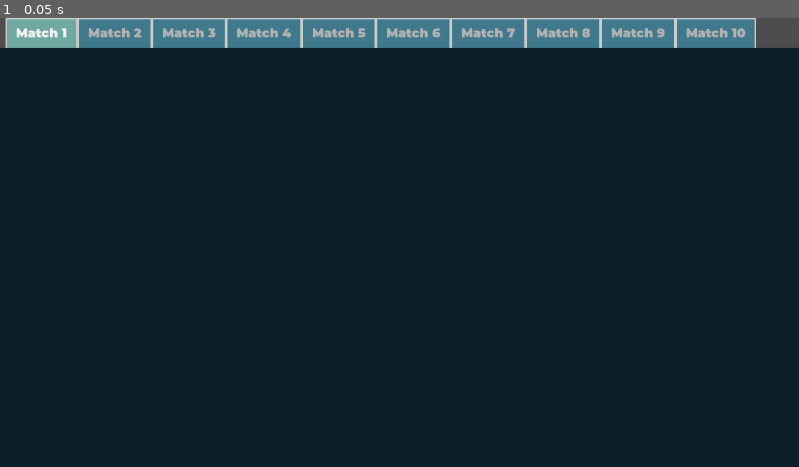
Above: before the commit, frame 1.
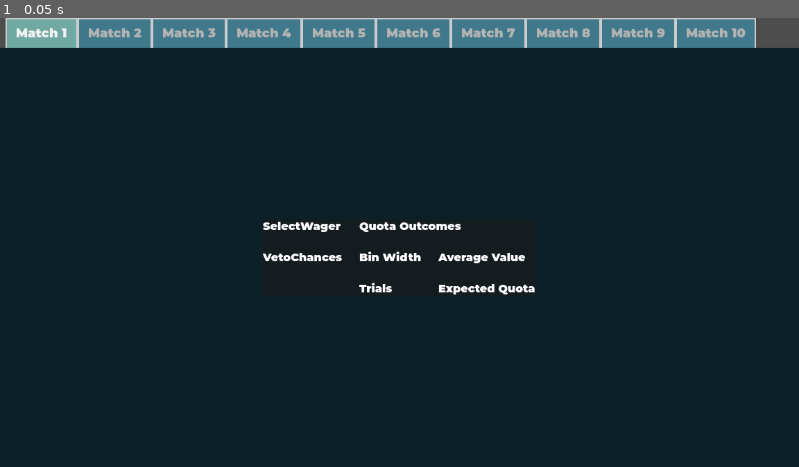
Above: after the commit, the same moment.

Repository: DauntingOcean44/Greedy-Pig
Game: Godot game, scene res://trials_hud.tscn
Two runs of this game, one before a commit and one after it. Both use one fixed random seed, a clock stepped at 60 frames per second and the inputs below. This scene is started directly instead of the project's main scene.
Inputs:
- Up to frame 1 (0.05 s): no input

The runs differ from the first frame. In frame 1, 1.0% of the frame differs, in the area x 32-67%, y 45-62%.

Commit message:
Base Trials UI Template
The very basic UI. WIll be updated.

Diff:
--- a/themes/trials_style.tres
+++ b/themes/trials_style.tres
@@ -37,9 +37,11 @@
 border_width_right = 2
 
 [resource]
+HBoxContainer/constants/separation = 24
 TabContainer/font_sizes/font_size = 18
 TabContainer/styles/panel = SubResource("StyleBoxFlat_6x0k1")
 TabContainer/styles/tab_focus = SubResource("StyleBoxFlat_bnvxs")
 TabContainer/styles/tab_hovered = SubResource("StyleBoxFlat_kx30j")
 TabContainer/styles/tab_selected = SubResource("StyleBoxFlat_y1sjo")
 TabContainer/styles/tab_unselected = SubResource("StyleBoxFlat_kmklq")
+VBoxContainer/constants/separation = 24
--- a/trials_content.tscn
+++ b/trials_content.tscn
@@ -1,4 +1,6 @@
-[gd_scene format=3 uid="uid://y04kovox6ja6"]
+[gd_scene load_steps=2 format=3 uid="uid://y04kovox6ja6"]
+
+[ext_resource type="Theme" uid="uid://dv8kqrq4wobpt" path="res://themes/trials_style.tres" id="1_pha0k"]
 
 [node name="trials_content" type="Control"]
 layout_mode = 3
@@ -18,6 +20,50 @@
 
 [node name="PanelContainer" type="PanelContainer" parent="CenterContainer"]
 layout_mode = 2
+theme = ExtResource("1_pha0k")
 
-[node name="GridContainer" type="GridContainer" parent="CenterContainer/PanelContainer"]
+[node name="HBoxContainer" type="HBoxContainer" parent="CenterContainer/PanelContainer"]
 layout_mode = 2
+
+[node name="VBoxContainer" type="VBoxContainer" parent="CenterContainer/PanelContainer/HBoxContainer"]
+layout_mode = 2
+
+[node name="SelectWagerLabel" type="Label" parent="CenterContainer/PanelContainer/HBoxContainer/VBoxContainer"]
+layout_mode = 2
+text = "SelectWager"
+
+[node name="VetoChancesLabel" type="Label" parent="CenterContainer/PanelContainer/HBoxContainer/VBoxContainer"]
+layout_mode = 2
+text = "VetoChances"
+
+[node name="VBoxContainer2" type="VBoxContainer" parent="CenterContainer/PanelContainer/HBoxContainer"]
+layout_mode = 2
+
+[node name="QuotaGraphLabel" type="Label" parent="CenterContainer/PanelContainer/HBoxContainer/VBoxContainer2"]
+layout_mode = 2
+text = "Quota Outcomes"
+
+[node name="HBoxContainer" type="HBoxContainer" parent="CenterContainer/PanelContainer/HBoxContainer/VBoxContainer2"]
+layout_mode = 2
+
+[node name="VBoxContainer" type="VBoxContainer" parent="CenterContainer/PanelContainer/HBoxContainer/VBoxContainer2/HBoxContainer"]
+layout_mode = 2
+
+[node name="BinWidthLabel" type="Label" parent="CenterContainer/PanelContainer/HBoxContainer/VBoxContainer2/HBoxContainer/VBoxContainer"]
+layout_mode = 2
+text = "Bin Width"
+
+[node name="TrialsLabel" type="Label" parent="CenterContainer/PanelContainer/HBoxContainer/VBoxContainer2/HBoxContainer/VBoxContainer"]
+layout_mode = 2
+text = "Trials"
+
+[node name="VBoxContainer2" type="VBoxContainer" parent="CenterContainer/PanelContainer/HBoxContainer/VBoxContainer2/HBoxContainer"]
+layout_mode = 2
+
+[node name="AverageVLabel" type="Label" parent="CenterContainer/PanelContainer/HBoxContainer/VBoxContainer2/HBoxContainer/VBoxContainer2"]
+layout_mode = 2
+text = "Average Value"
+
+[node name="ExpectedQLabel" type="Label" parent="CenterContainer/PanelContainer/HBoxContainer/VBoxContainer2/HBoxContainer/VBoxContainer2"]
+layout_mode = 2
+text = "Expected Quota"
